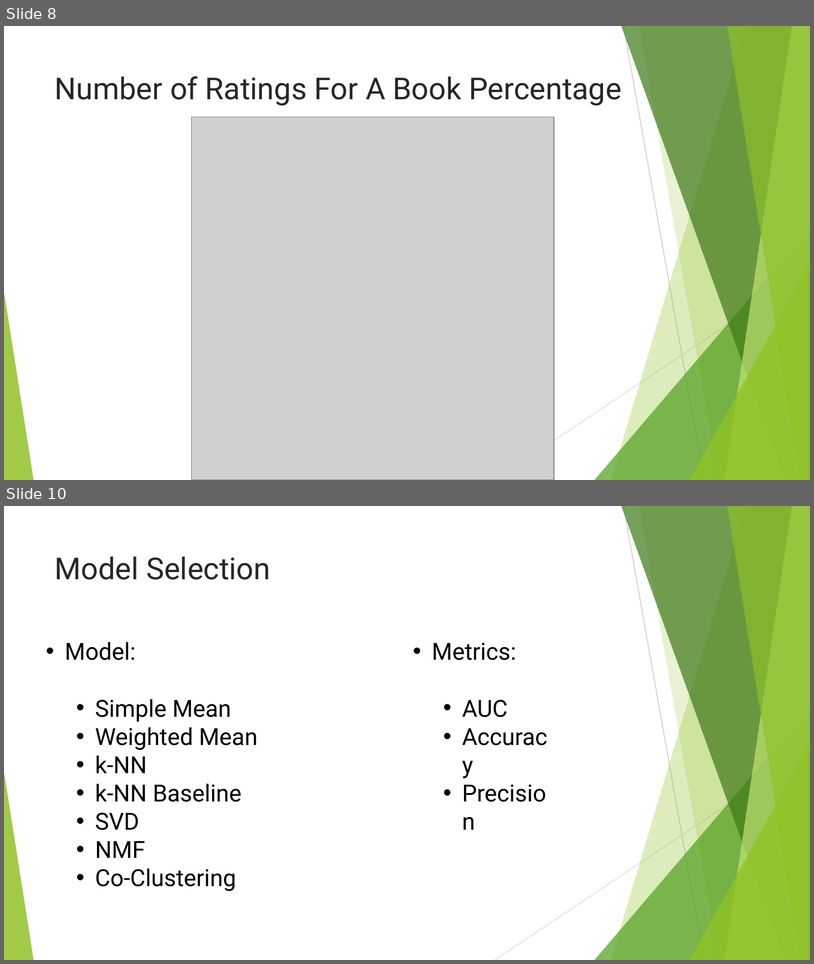
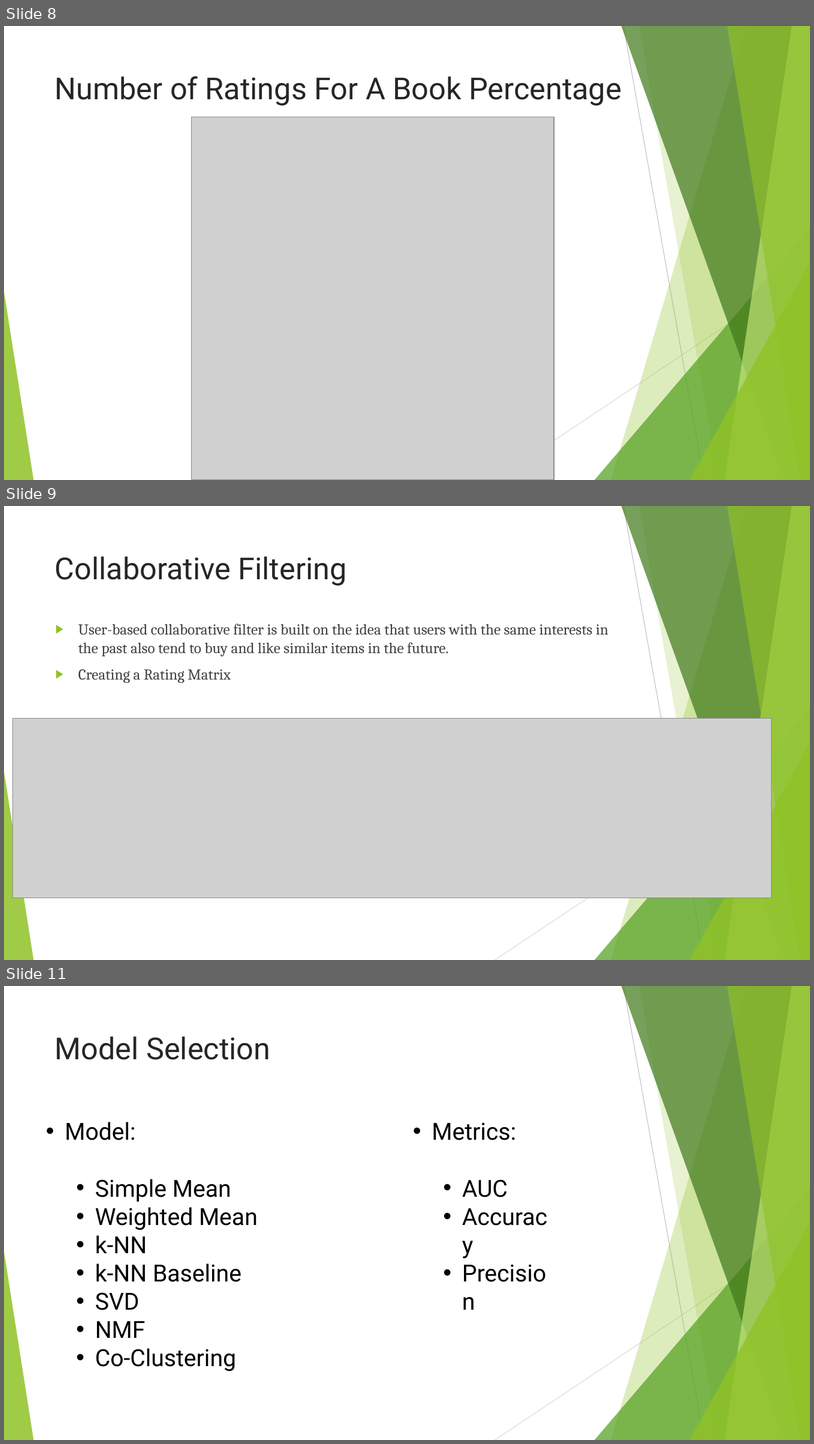
Before and after one commit to mnguyen494/Capstone-3, a slide deck: Report/Book Recommendation.pptx. Shown one above the other, each under a label of ours: slides 8 and 10 before the commit, slides 8, 9 and 11 after it; the slides between them are not shown. The pictures are 814x964 and 814x1444 pixels, drawn with LibreOffice and Linux fonts; fonts in the diff are those of the drawing; grey boxes stand for pictures. Boxes give left, top, right and bottom in pixels: in the first picture for what was removed or moved away, otherwise in the second. Text is boxed around its words. In the diff, an @@ line names an element or a change of style, - is before the commit and + after.

```diff
--- a/Report/Book Recommendation.pptx
+++ b/Report/Book Recommendation.pptx
@@ slide 9 added at (4, 506, 810, 960), background #FFFFFF; not listed: 10 template elements that a slide beside it also shows @@
@@ title added at (55, 556, 347, 586), 36 pt, text #262626 @@
+Collaborative Filtering
@@ text added at (78, 624, 609, 683), 18 pt, text #404040 @@
+▶ User-based collaborative filter is built on the idea that users with the same interests in the past also tend to buy and like similar items in the future.
+▶ Creating a Rating Matrix
@@ picture added at (13, 718, 772, 897) @@
@@ what was slide 10 is now slide 11 @@
```
Also in this commit, not shown: 3 slides changed, 2 other slides added.
